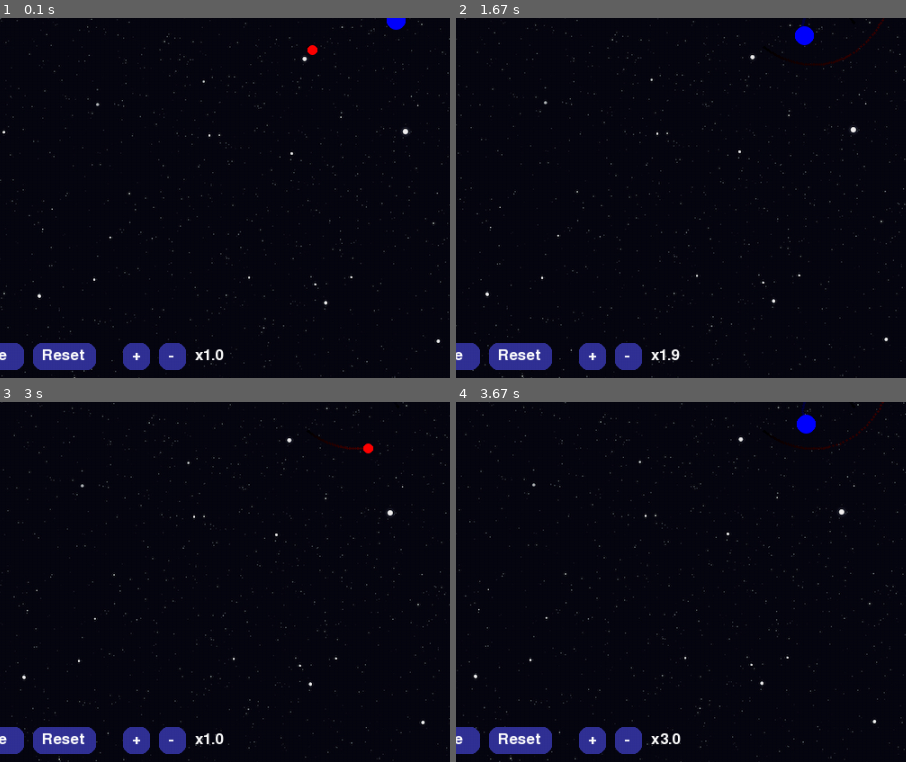
Above: before the commit, frames 1-4 (two rows, left to right).
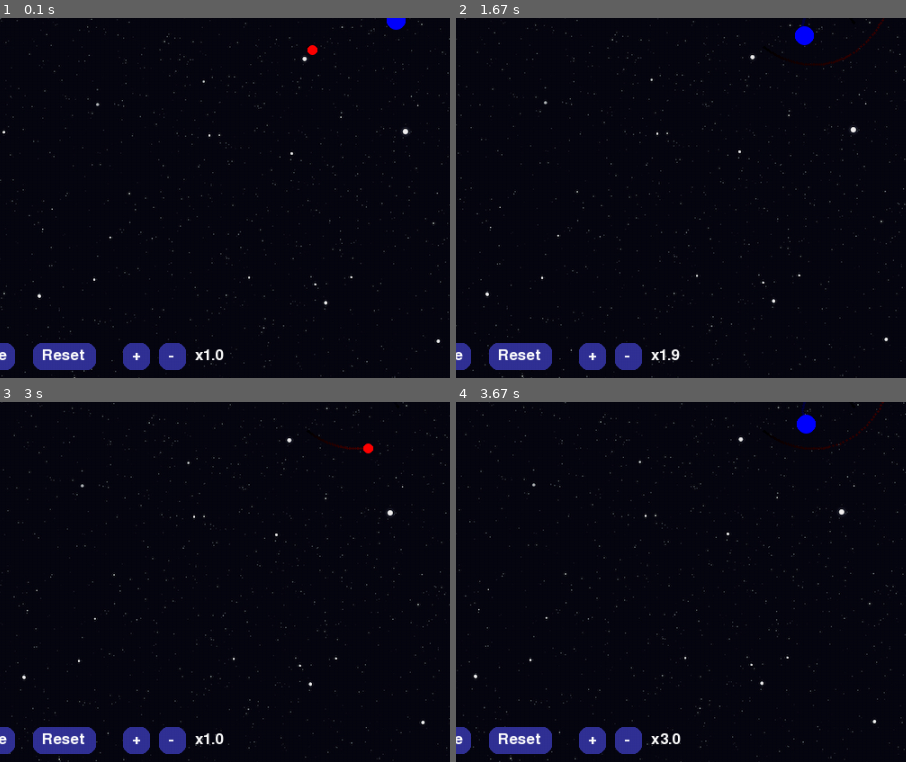
Above: after the commit, the same moments.

Repository: Maks1m-Se/three_body
Game: pygame game, started from main_pygame.py
Two runs of this game, one before a commit and one after it. Both use one fixed random seed, a clock stepped at 60 frames per second and the inputs below.
Inputs (mouse positions are % of the whole screen's width and height, from its top left):
- Up to frame 1 (0.1 s): no input
- Up to frame 2 (1.67 s): click "Reset" at 0.38 s; click (50, 57) at 0.72 s; click (21, 89) at 1.05 s
- Up to frame 3 (3 s): click (6, 89) at 1.88 s; click (31, 89) at 2.22 s
- Up to frame 4 (3.67 s): click (15, 89) at 3.05 s; click (21, 89) at 3.38 s
The pictures show only the part of the screen within x 6-56%, y 49-99%; the shares and areas given below are measured in that part.

The runs differ from the first frame. In frame 1, 0.2% of the frame differs, in the area x 1-6%, y 90-98%; in frame 2, 0.2%; in frame 3, 0.2%; in frame 4, 0.2%.

Commit message:
minor changes

Diff:
--- a/main_pygame.py
+++ b/main_pygame.py
@@ -175,7 +175,7 @@
 
         # Button positions
         buttons = [
-            {"rect": pygame.Rect(10, HEIGHT-50, 80, 30), "label": "Pause", "action": toggle_pause},
+            {"rect": pygame.Rect(10, HEIGHT-50, 70, 30), "label": "Pause", "action": toggle_pause},
             {"rect": pygame.Rect(100, HEIGHT-50, 70, 30), "label": "Reset", "action": reset_simulation},
             {"rect": pygame.Rect(200, HEIGHT-50, 30, 30), "label": "+", "action": lambda: adjust_speed(0.1)},
             {"rect": pygame.Rect(240, HEIGHT-50, 30, 30), "label": "-", "action": lambda: adjust_speed(-0.1)},
